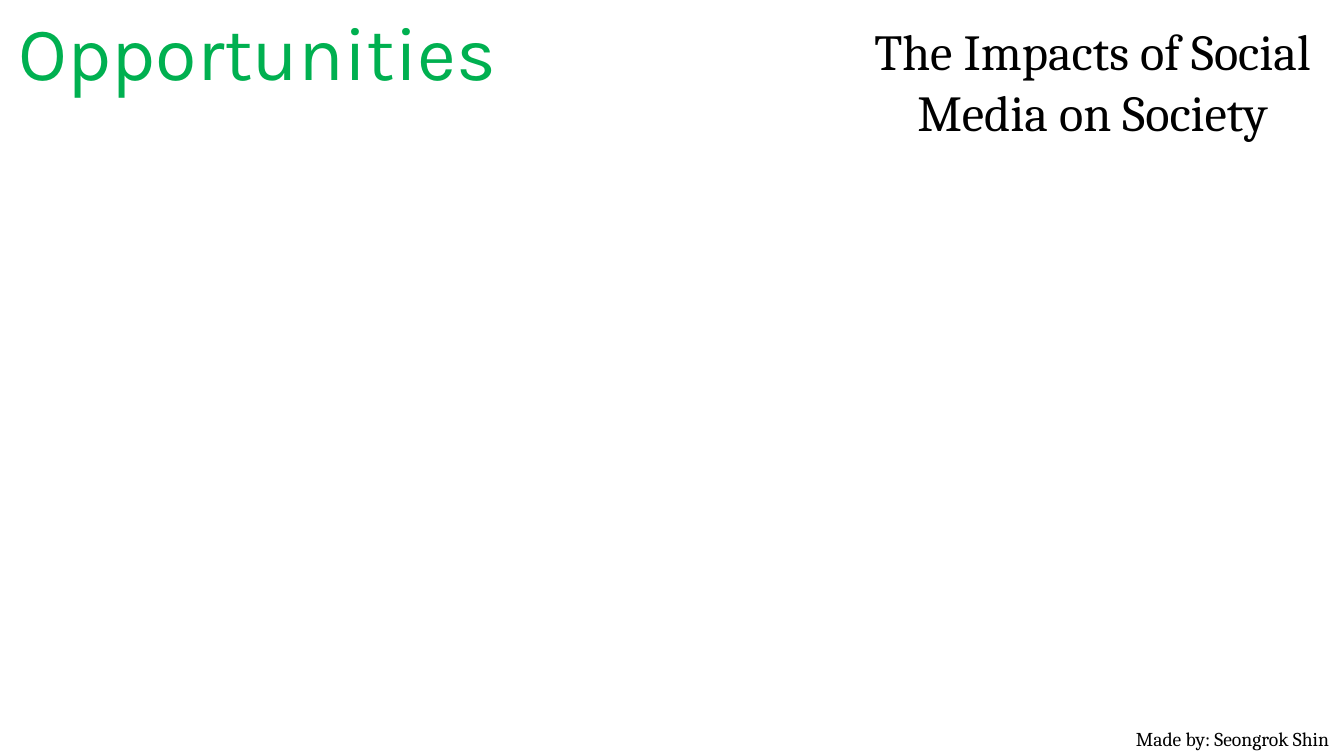
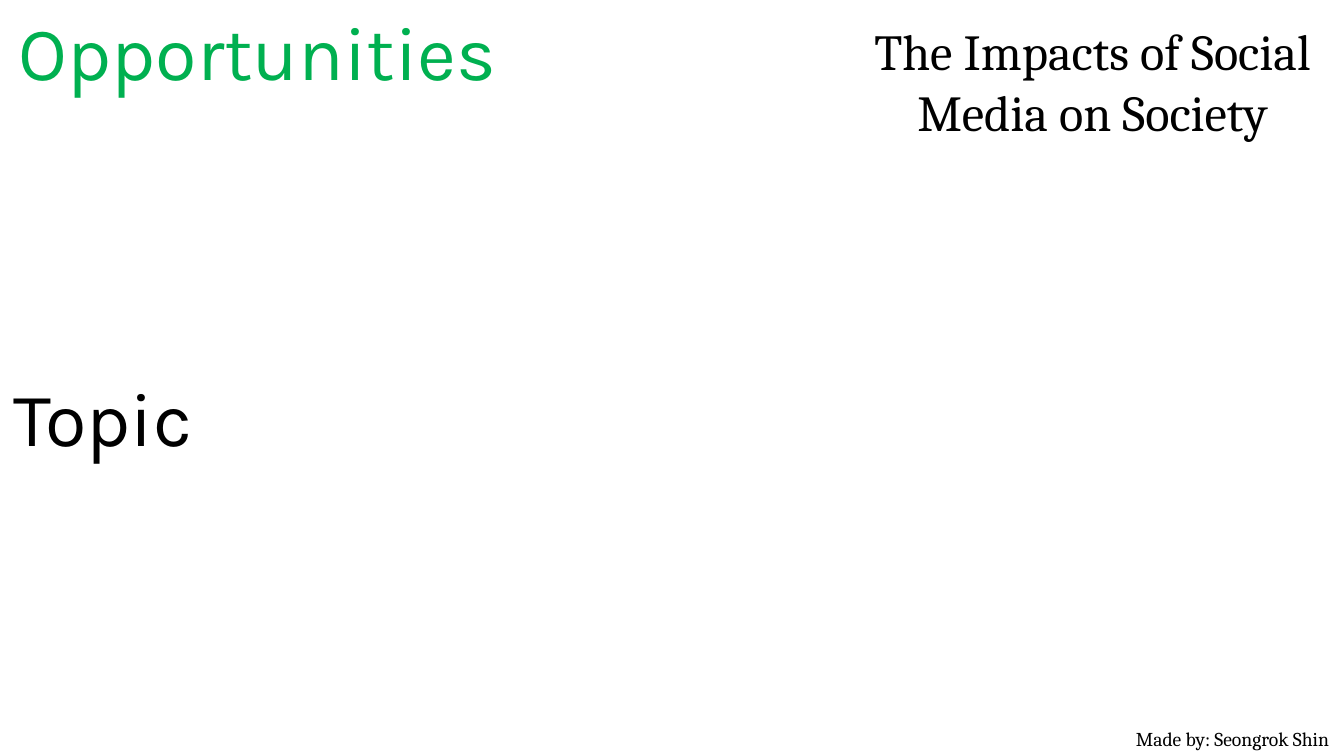
Before and after one commit to 20119382-AUT/-11-1108-ssnn-11-1108-ssnn-, a slide deck: slide 1 of Team Project Presentation/Team Project Presentation.pptx (slide 2 before the commit). Drawn at 1344x756 pixels with LibreOffice and Linux fonts; fonts in the diff are those of the drawing. Boxes give left, top, right and bottom in pixels: in the first picture for what was removed or moved away, otherwise in the second. Text is boxed around its words. In the diff, an @@ line names an element or a change of style, - is before the commit and + after.

```diff
--- a/Team Project Presentation/Team Project Presentation.pptx
+++ b/Team Project Presentation/Team Project Presentation.pptx
@@ text added at box(13, 394, 192, 464), 54 pt, text #000000 @@
+Topic
```
Also in this commit, not shown: 2 other slides changed.
